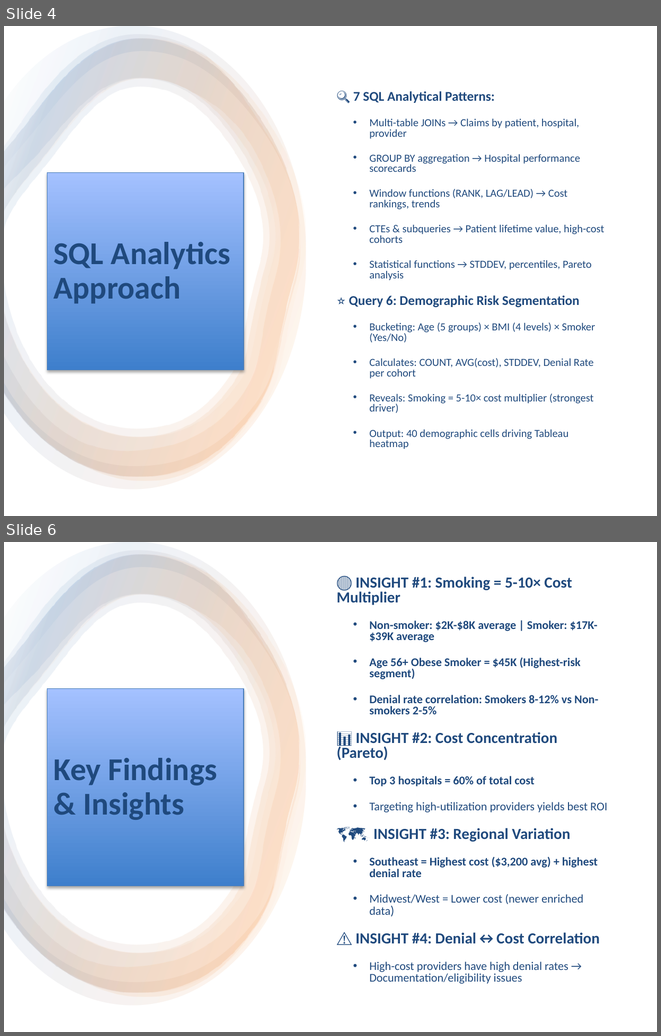
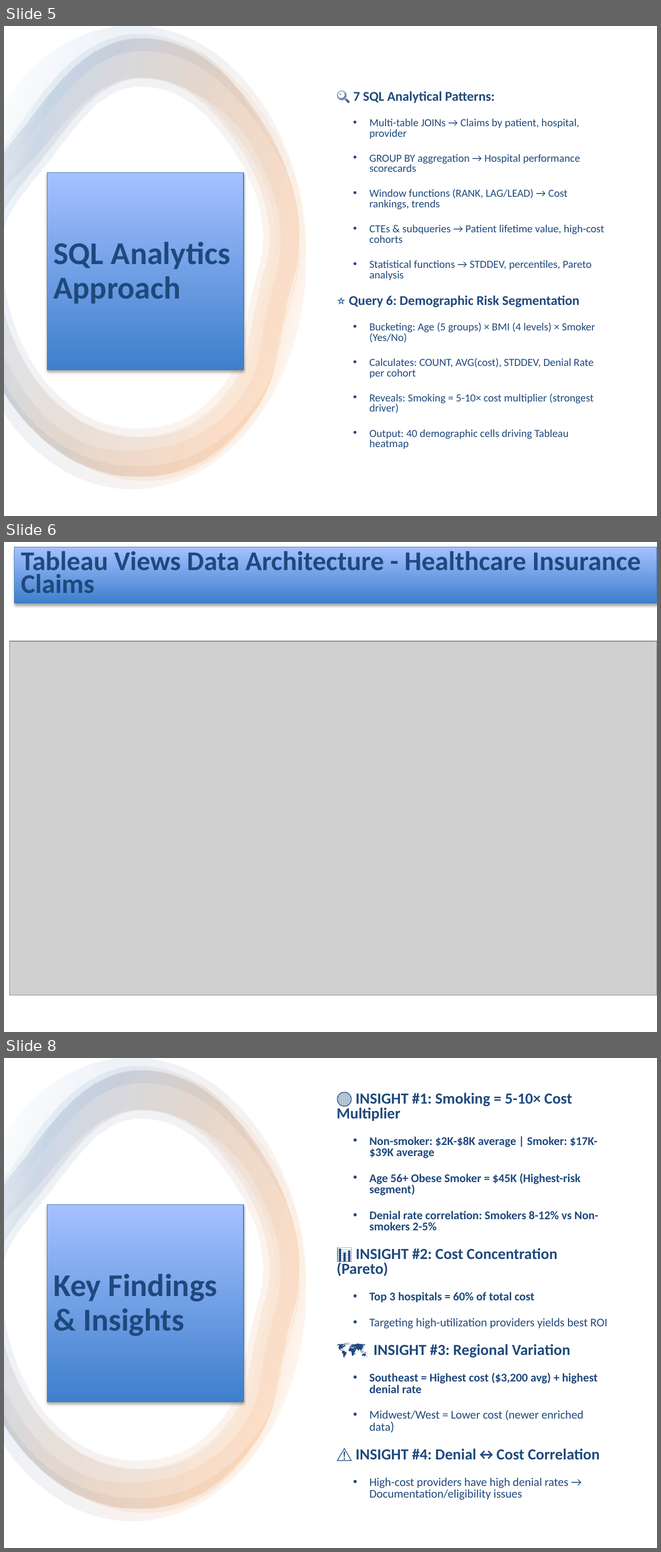
Before and after one commit to chandanaks2010-dev/Healthcare-Insurance-Claim-Analysis-And-Denial-Patterns-Dashboard, a slide deck: report/Healthcare_Insurance_Dashboard_Presentation.pptx. Shown one above the other, each under a label of ours: slides 4 and 6 before the commit, slides 5, 6 and 8 after it; the slides between them are not shown. The pictures are 661x1036 and 661x1552 pixels, drawn with LibreOffice and Linux fonts; fonts in the diff are those of the drawing; grey boxes stand for pictures. Boxes give left, top, right and bottom in pixels: in the first picture for what was removed or moved away, otherwise in the second. Text is boxed around its words. In the diff, an @@ line names an element or a change of style, - is before the commit and + after.

```diff
--- a/report/Healthcare_Insurance_Dashboard_Presentation.pptx
+++ b/report/Healthcare_Insurance_Dashboard_Presentation.pptx
@@ slide 6 added at (4, 542, 657, 1032), background #FFFFFF @@
@@ rectangle added at (15, 547, 657, 603), fill gradient #3F80CE to #A4C4FF, outline #4B7EBC 0.75 pt, 29.8 pt, text #1F497D, bold @@
+Tableau Views Data Architecture - Healthcare Insurance Claims
@@ picture added at (9, 641, 657, 995) @@
@@ what was slide 4 is now slide 5 @@
@@ what was slide 6 is now slide 8 @@
```
Also in this commit, not shown: 1 slide changed, 1 other slide added, 5 other files.
